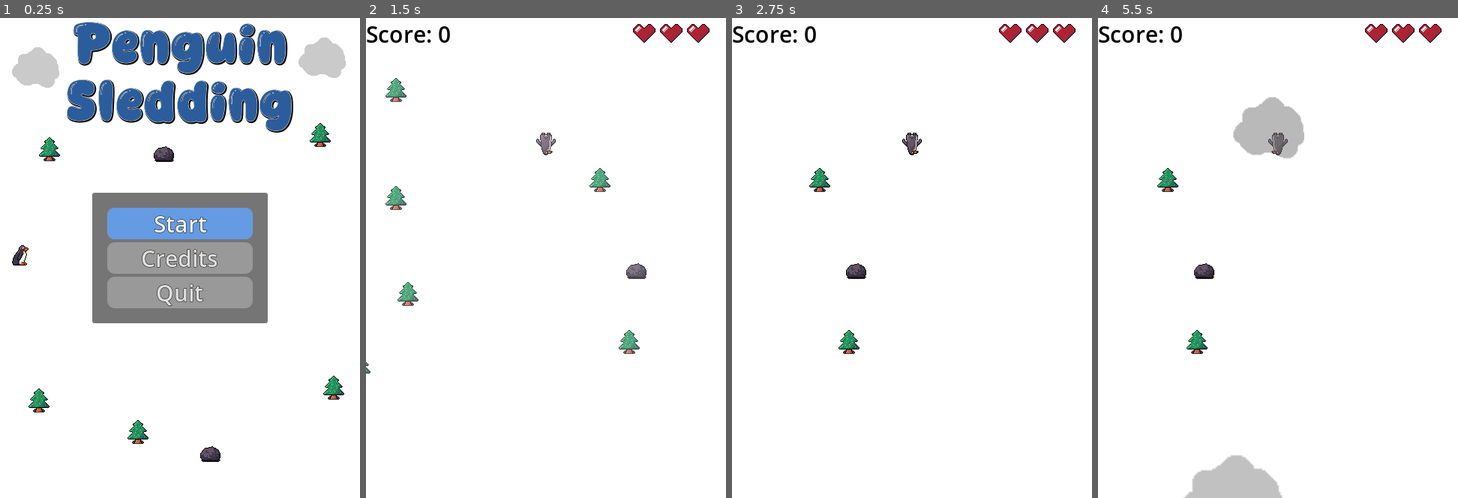
Above: before the commit, frames 1-4 (left to right).
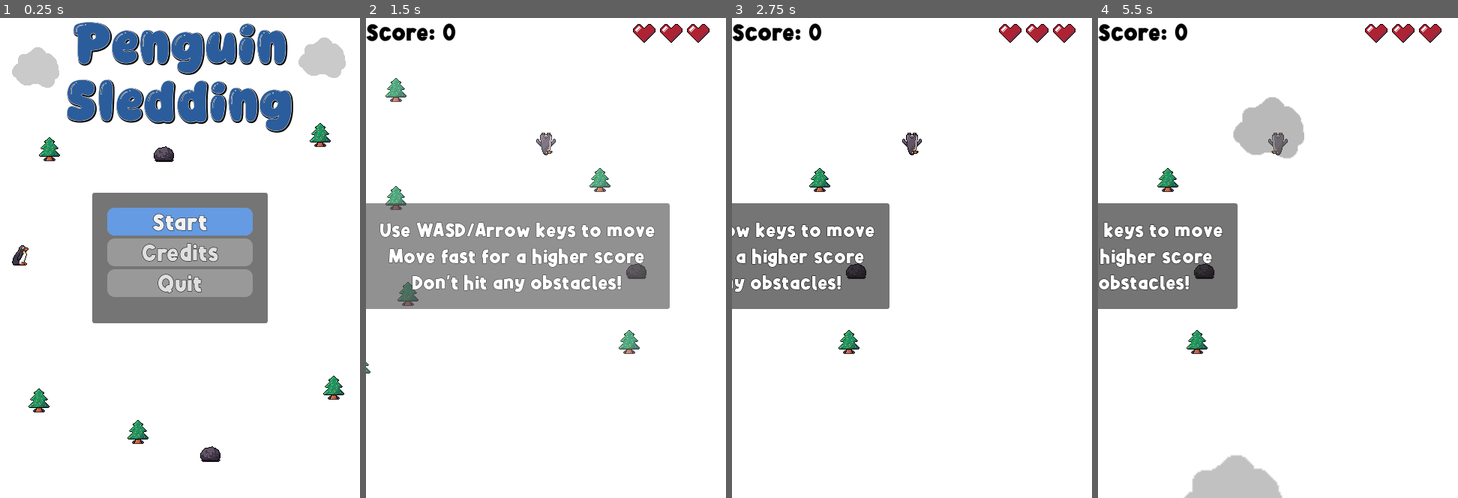
Above: after the commit, the same moments.

Repository: dr-rodriguez/Penguin-Sledding
Game: Godot game, scene res://scenes/title/title_screen.tscn
Two runs of this game, one before a commit and one after it. Both use one fixed random seed, a clock stepped at 60 frames per second and the inputs below.
Inputs (mouse positions are in pixels of both pictures, inside the frame that each line leads up to):
- Up to frame 1 (0.25 s): no input
- Up to frame 2 (1.5 s): click "Start" at 0.5 s; tap Enter at 1.25 s; move the mouse to (625, 234) at 1.27 s; hold D (move_right) from 1.28 s (still down); click (625, 234) at 1.42 s
- Up to frame 3 (2.75 s): release D (move_right) at 2 s; tap Enter at 2 s; drag from (840, 282) to (912, 147) at 2.02 s
- Up to frame 4 (5.5 s): tap Enter every 0.75 s from 2.75 to 5 s; move the mouse to (1314, 152) at 2.77 s; hold D (move_right) 2.78-3.5 s; drag from (1260, 354) to (1105, 344) at 3.52 s; move the mouse to (1386, 330) at 4.27 s; hold A (move_left) 4.28-5 s; drag from (1170, 186) to (1224, 138) at 5.02 s

The runs differ from the first frame. In frame 1, 3.3% of the frame differs, in the area x 29-71%, y 40-61%; in frame 2, 17%, in the area x 0-85%, y 1-61%; in frame 3, 9.0%; in frame 4, 8.1%.

Commit message:
Updating fonts

Diff:
--- a/assets/theme.tres
+++ b/assets/theme.tres
@@ -1,4 +1,6 @@
-[gd_resource type="Theme" load_steps=6 format=3 uid="uid://bawgy3kfs4byc"]
+[gd_resource type="Theme" load_steps=7 format=3 uid="uid://bawgy3kfs4byc"]
+
+[ext_resource type="FontFile" uid="uid://pawllk3fsqdn" path="res://assets/fonts/Alphakind.ttf" id="1_5x3i2"]
 
 [sub_resource type="StyleBoxFlat" id="StyleBoxFlat_wvktn"]
 corner_radius_top_left = 10
@@ -34,6 +36,7 @@
 corner_radius_bottom_left = 10
 
 [resource]
+default_font = ExtResource("1_5x3i2")
 Button/constants/outline_size = 2
 Button/font_sizes/font_size = 30
 Button/styles/disabled = SubResource("StyleBoxFlat_wvktn")
@@ -43,6 +46,7 @@
 Button/styles/pressed = SubResource("StyleBoxFlat_110ce")
 Label/constants/outline_size = 2
 Label/font_sizes/font_size = 25
+Label/fonts/font = ExtResource("1_5x3i2")
 MarginContainer/constants/margin_bottom = 20
 MarginContainer/constants/margin_left = 20
 MarginContainer/constants/margin_right = 20
--- a/entities/player/player.tscn
+++ b/entities/player/player.tscn
@@ -67,6 +67,21 @@
 "speed": 5.0
 }]
 
+[sub_resource type="Animation" id="Animation_wvtmh"]
+length = 0.001
+tracks/0/type = "value"
+tracks/0/imported = false
+tracks/0/enabled = true
+tracks/0/path = NodePath("AnimatedSprite2D:modulate")
+tracks/0/interp = 1
+tracks/0/loop_wrap = true
+tracks/0/keys = {
+"times": PackedFloat32Array(0),
+"transitions": PackedFloat32Array(1),
+"update": 0,
+"values": [Color(1, 1, 1, 1)]
+}
+
 [sub_resource type="Animation" id="Animation_bectd"]
 resource_name = "flash"
 length = 0.3
@@ -81,21 +96,6 @@
 "transitions": PackedFloat32Array(1, 1, 1),
 "update": 0,
 "values": [Color(1, 1, 1, 1), Color(1.6124506, 1.6124506, 1.6124506, 1), Color(1, 1, 1, 1)]
-}
-
-[sub_resource type="Animation" id="Animation_wvtmh"]
-length = 0.001
-tracks/0/type = "value"
-tracks/0/imported = false
-tracks/0/enabled = true
-tracks/0/path = NodePath("AnimatedSprite2D:modulate")
-tracks/0/interp = 1
-tracks/0/loop_wrap = true
-tracks/0/keys = {
-"times": PackedFloat32Array(0),
-"transitions": PackedFloat32Array(1),
-"update": 0,
-"values": [Color(1, 1, 1, 1)]
 }
 
 [sub_resource type="AnimationLibrary" id="AnimationLibrary_7thud"]
--- a/scenes/main/main.gd
+++ b/scenes/main/main.gd
@@ -3,6 +3,7 @@
 @onready var player = %Player
 @onready var bgmusic = %BackgroundMusic
 @onready var score_label = %Score
+@onready var instruction1 = %Instruction1
 # Using a plugin for Touch Screen Joystick
 @onready var joystick_node = %TouchScreenJoystick
 # Cloud variables
@@ -29,6 +30,9 @@
 		# If not on mobile, hide the joystick nodes
 		if joystick_node:
 			joystick_node.hide()
+	# Change instruction text
+	if is_mobile:
+		instruction1.text = "Use on-screen Joystick to move"
 
 
 func prepare_health():
--- a/scenes/main/main.tscn
+++ b/scenes/main/main.tscn
@@ -10,6 +10,7 @@
 [ext_resource type="PackedScene" uid="uid://cjg6hmcbh7tco" path="res://entities/tree/tree.tscn" id="7_raeie"]
 [ext_resource type="PackedScene" uid="uid://b7bhhrpqdf0u6" path="res://entities/rock/rock.tscn" id="8_hxu8e"]
 [ext_resource type="AudioStream" uid="uid://bh11mn3b6c8fk" path="res://assets/music/music_orlamusic_Happy+003.mp3" id="10_a8run"]
+[ext_resource type="Theme" uid="uid://bawgy3kfs4byc" path="res://assets/theme.tres" id="11_ouso4"]
 
 [sub_resource type="RectangleShape2D" id="RectangleShape2D_1bvp3"]
 size = Vector2(640, 192)
@@ -43,7 +44,9 @@
 unique_name_in_owner = true
 offset_right = 113.0
 offset_bottom = 42.0
+theme = ExtResource("11_ouso4")
 theme_override_colors/font_color = Color(0, 0, 0, 1)
+theme_override_colors/font_outline_color = Color(0.69965345, 0.69965345, 0.69965345, 1)
 theme_override_font_sizes/font_size = 30
 text = "Score: 0"
 
@@ -159,6 +162,43 @@
 wait_time = 1.5
 autostart = true
 
+[node name="Tutorial" type="PanelContainer" parent="."]
+custom_minimum_size = Vector2(100, 0)
+anchors_preset = 8
+anchor_left = 0.5
+anchor_top = 0.5
+anchor_right = 0.5
+anchor_bottom = 0.5
+offset_left = 221.0
+offset_top = 297.0
+offset_right = 261.0
+offset_bottom = 337.0
+grow_horizontal = 2
+grow_vertical = 2
+theme = ExtResource("11_ouso4")
+
+[node name="MarginContainer" type="MarginContainer" parent="Tutorial"]
+layout_mode = 2
+
+[node name="VBoxContainer" type="VBoxContainer" parent="Tutorial/MarginContainer"]
+layout_mode = 2
+
+[node name="Instruction1" type="Label" parent="Tutorial/MarginContainer/VBoxContainer"]
+unique_name_in_owner = true
+layout_mode = 2
+text = "Use WASD/Arrow keys to move"
+horizontal_alignment = 1
+
+[node name="Instruction2" type="Label" parent="Tutorial/MarginContainer/VBoxContainer"]
+layout_mode = 2
+text = "Move fast for a higher score"
+horizontal_alignment = 1
+
+[node name="Instruction3" type="Label" parent="Tutorial/MarginContainer/VBoxContainer"]
+layout_mode = 2
+text = "Don't hit any obstacles!"
+horizontal_alignment = 1
+
 [connection signal="player_hit" from="Player" to="." method="_on_player_player_hit"]
 [connection signal="area_entered" from="Player/Despawn" to="Player/Despawn" method="_on_area_entered"]
 [connection signal="obstacle_removed" from="Player/Despawn" to="Player/Spawner" method="_on_despawn_obstacle_removed"]
Binary file added: assets/fonts/Alphakind.ttf
Not shown, added: assets/fonts/Alphakind.ttf.import
Not shown: 1 places in scenes/main/main.tscn that only renumber resources
